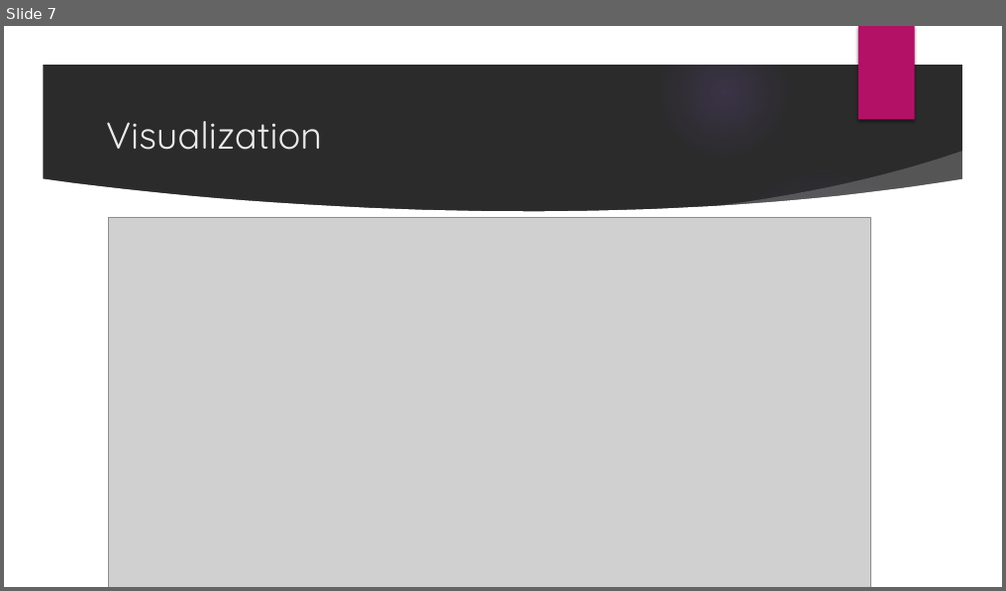
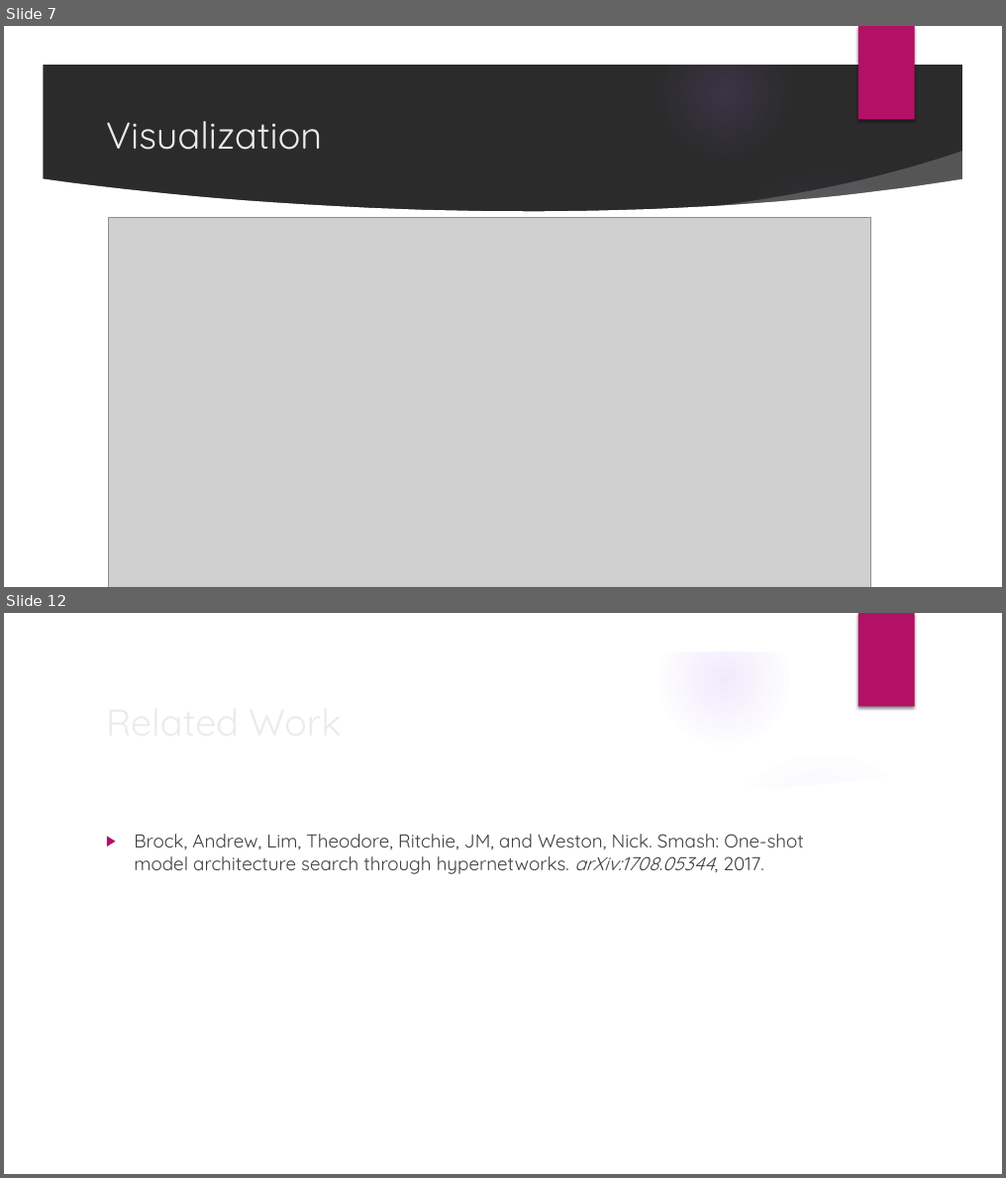
Before and after one commit to lorraine2/hypernet-hypertraining, a slide deck: talk/main.pptx. Shown one above the other, each under a label of ours: slide 7 before the commit, slides 7 and 12 after it; the slides between them are not shown. The pictures are 1006x591 and 1006x1178 pixels, drawn with LibreOffice and Linux fonts; fonts in the diff are those of the drawing; grey boxes stand for pictures; background and template pictures are left out; a plain dark background stands for a picture behind light text. Boxes give left, top, right and bottom in pixels: in the first picture for what was removed or moved away, otherwise in the second. Text is boxed around its words. In the diff, an @@ line names an element or a change of style, - is before the commit and + after.

```diff
--- a/talk/main.pptx
+++ b/talk/main.pptx
@@ slide 12 added at <box>4,613,1002,1174</box>, background picture (left out); not listed: 9 template elements that a slide beside it also shows @@
@@ title added at <box>98,692,816,750</box>, 36 pt, text #EBEBEB @@
+Related Work
@@ text added at <box>134,834,803,874</box>, 18 pt, text #404040 @@
+▶ Brock, Andrew, Lim, Theodore, Ritchie, JM, and Weston, Nick. Smash: One-shot model architecture search through hypernetworks. arXiv:1708.05344, 2017.
```
Also in this commit, not shown: 6 slides changed, 2 other slides added, 1 slide removed, 3 other files.
